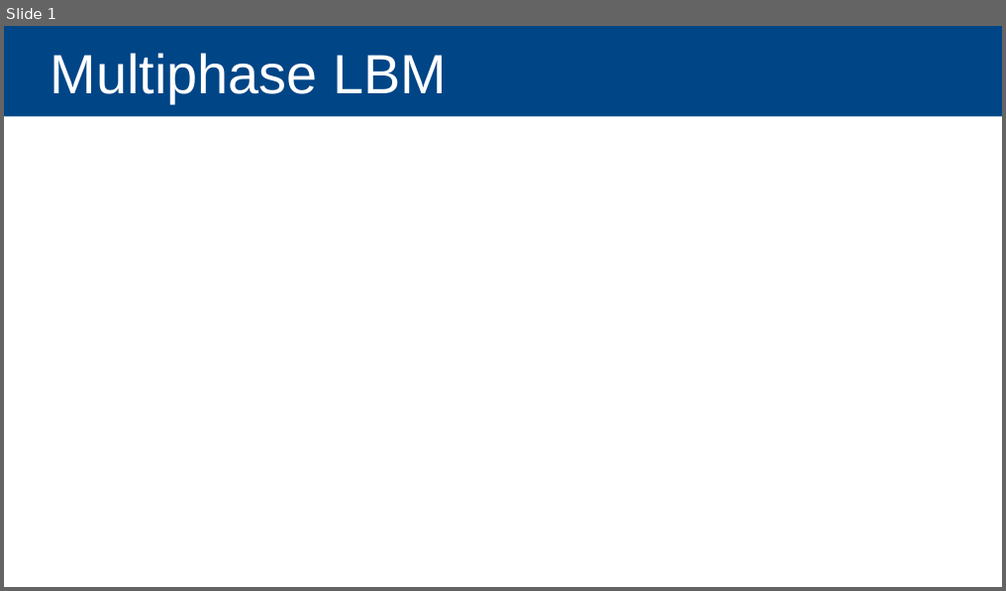
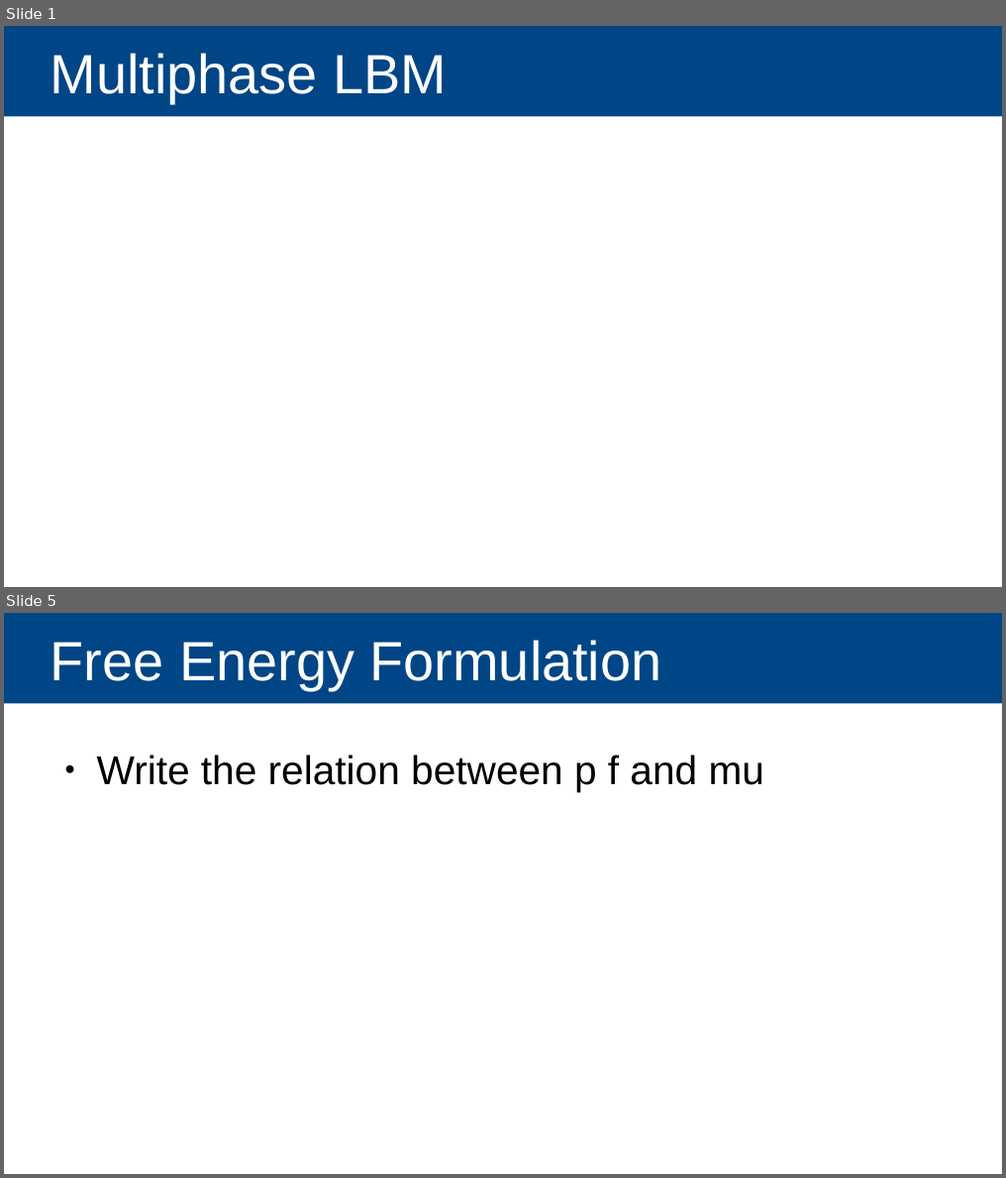
Before and after one commit to Ganesh-Kumar-B/multiphase_ppts, a slide deck: Multiphase_LBM.odp. Shown one above the other, each under a label of ours: slide 1 before the commit, slides 1 and 5 after it; the slides between them are not shown. The pictures are 1006x591 and 1006x1178 pixels, drawn with LibreOffice and Linux fonts; fonts in the diff are those of the drawing. Boxes give left, top, right and bottom in pixels: in the first picture for what was removed or moved away, otherwise in the second. Text is boxed around its words. In the diff, an @@ line names an element or a change of style, - is before the commit and + after.

```diff
--- a/Multiphase_LBM.odp
+++ b/Multiphase_LBM.odp
@@ slide 5 added at [4,613,1002,1174], background #FFFFFF @@
@@ title added at [4,613,1002,703], fill #004586, 44 pt, text #FFFFFF @@
+Free Energy Formulation
@@ text added at [97,755,764,792], 32 pt, text #000000 @@
+● Write the relation between p f and mu
```
Also in this commit, not shown: 2 other slides added, 1 slide removed.
